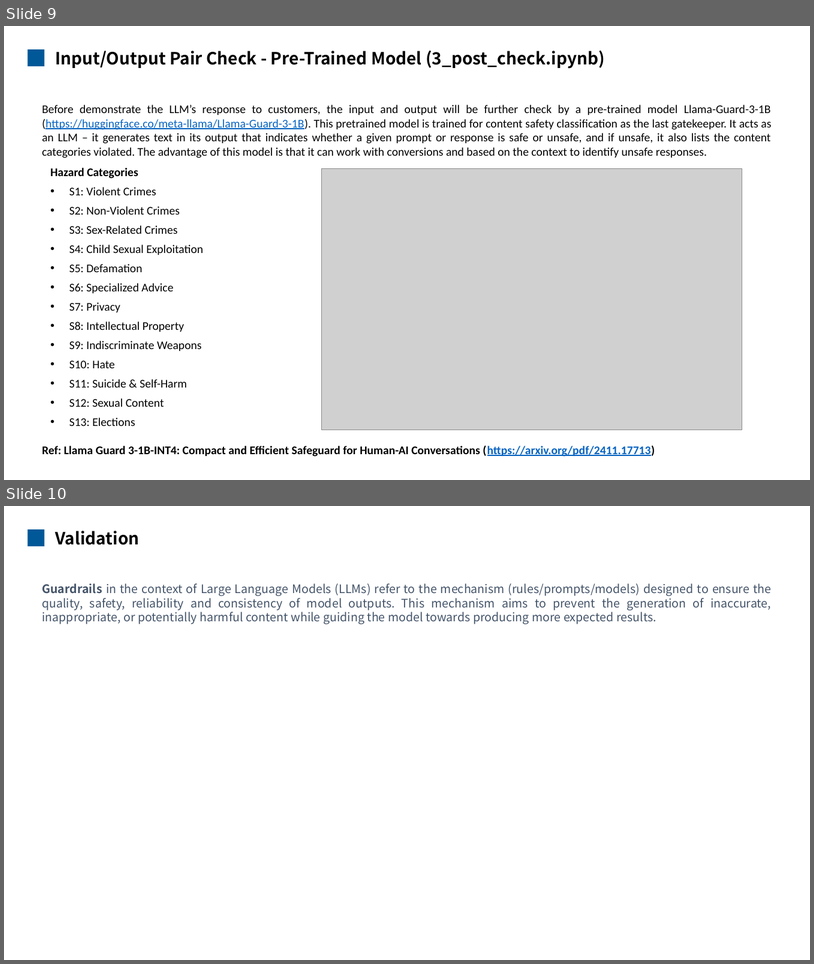
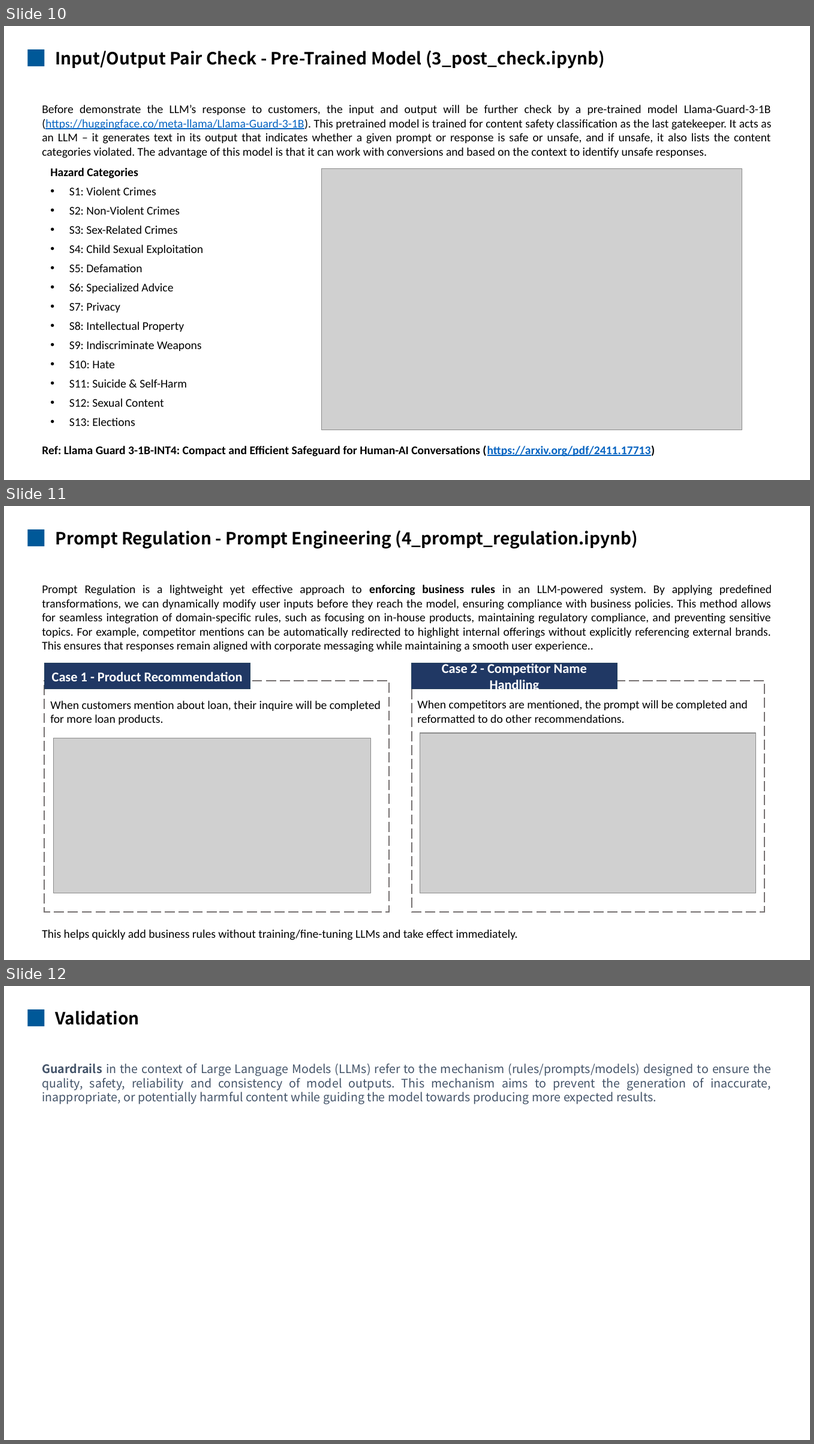
Before and after one commit to mengqinxue/Guardrails, a slide deck: docs/Guardrails Presentation.pptx. Shown one above the other, each under a label of ours: slides 9 and 10 before the commit, slides 10, 11 and 12 after it. The pictures are 814x964 and 814x1444 pixels, drawn with LibreOffice and Linux fonts; fonts in the diff are those of the drawing; grey boxes stand for pictures. Boxes give left, top, right and bottom in pixels: in the first picture for what was removed or moved away, otherwise in the second. Text is boxed around its words. In the diff, an @@ line names an element or a change of style, - is before the commit and + after.

```diff
--- a/docs/Guardrails Presentation.pptx
+++ b/docs/Guardrails Presentation.pptx
@@ slide 11 added at (x1=4, y1=506, x2=810, y2=960), background #FFFFFF @@
@@ rectangle added at (x1=27, y1=529, x2=45, y2=547), fill #005898 @@
@@ text added at (x1=56, y1=531, x2=638, y2=549), 20 pt, text #000000, bold @@
+Prompt Regulation - Prompt Engineering (4_prompt_regulation.ipynb)
@@ text added at (x1=42, y1=585, x2=772, y2=652), 14 pt, text #000000 @@
+Prompt Regulation is a lightweight yet effective approach to enforcing business rules in an LLM-powered system. By applying predefined transformations, we can dynamically modify user inputs before they reach the model, ensuring compliance with business policies. This method allows for seamless integration of domain-specific rules, such as focusing on in-house products, maintaining regulatory compliance, and preventing sensitive topics. For example, competitor mentions can be automatically redirected to highlight internal offerings without explicitly referencing external brands. This ensures that responses remain aligned with corporate messaging while maintaining a smooth user experience..
@@ rectangle added at (x1=45, y1=663, x2=250, y2=690), fill #203864, outline #28445D 1 pt, 16 pt, text #FFFFFF, bold @@
+Case 1 - Product Recommendation
@@ rectangle added at (x1=412, y1=663, x2=617, y2=690), fill #203864, outline #28445D 1 pt, 16 pt, text #FFFFFF, bold @@
+Case 2 - Competitor Name Handling
@@ rectangle added at (x1=45, y1=681, x2=389, y2=912), outline #767171 1.5 pt dashed, 14 pt, text #000000 @@
+When customers mention about loan, their inquire will be completed for more loan products.
@@ rectangle added at (x1=412, y1=681, x2=765, y2=912), outline #767171 1.5 pt dashed @@
@@ text added at (x1=417, y1=700, x2=748, y2=723), 14 pt, text #000000 @@
+When competitors are mentioned, the prompt will be completed and reformatted to do other recommendations.
@@ picture added at (x1=54, y1=738, x2=371, y2=893) @@
@@ picture added at (x1=420, y1=733, x2=756, y2=893) @@
@@ text added at (x1=42, y1=929, x2=518, y2=940), 14 pt, text #000000 @@
+This helps quickly add business rules without training/fine-tuning LLMs and take effect immediately.
@@ what was slide 9 is now slide 10 @@
@@ what was slide 10 is now slide 12 @@
```
Also in this commit, not shown: 3 slides changed, 1 other slide added, 1 other file.
